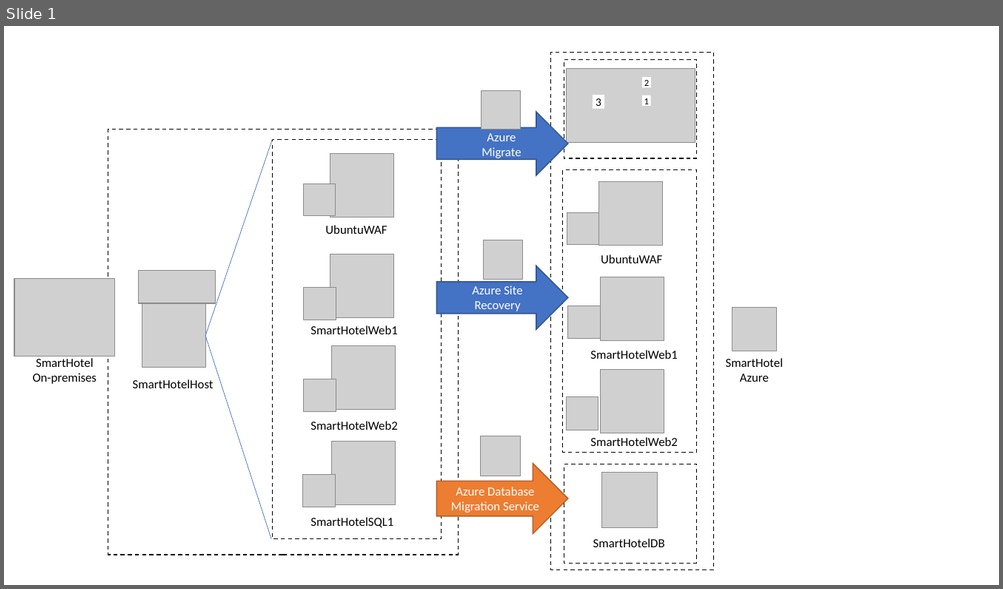
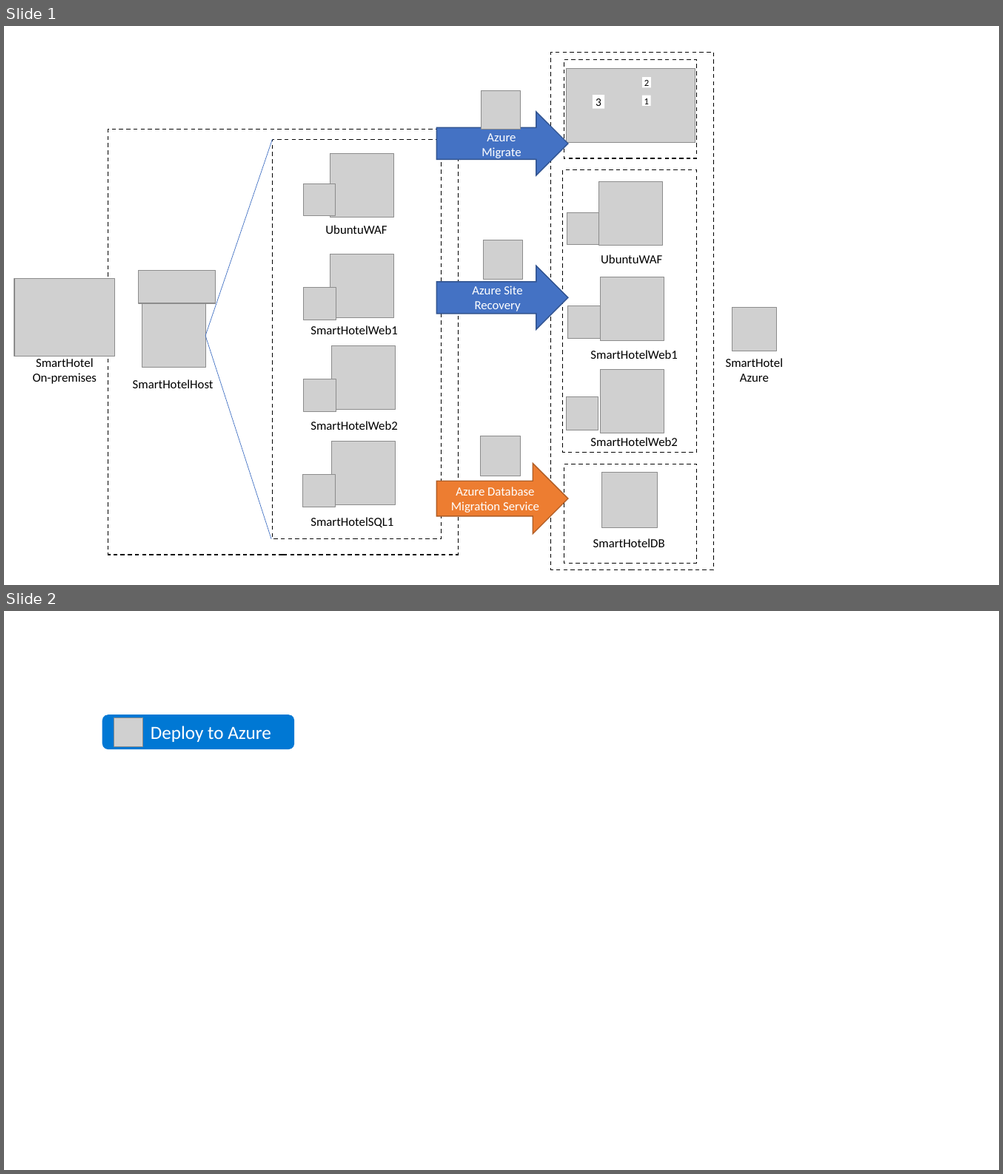
Before and after one commit to yachoukh/MCW-Line-of-business-application-migration, a slide deck: Hands-on lab/Images/image-source.pptx. Shown one above the other, each under a label of ours: slide 1 before the commit, slides 1 and 2 after it. The pictures are 1003x589 and 1003x1174 pixels, drawn with LibreOffice and Linux fonts; fonts in the diff are those of the drawing; grey boxes stand for pictures. Boxes give left, top, right and bottom in pixels: in the first picture for what was removed or moved away, otherwise in the second. Text is boxed around its words. In the diff, an @@ line names an element or a change of style, - is before the commit and + after.

Commit message:
Fixed #4, other changes
Fixed #4.
Updated all dates to May 2019
Added 'Deploy to Azure' button to 'Before the HOL' doc

```diff
--- a/Hands-on lab/Images/image-source.pptx
+++ b/Hands-on lab/Images/image-source.pptx
@@ slide 2 added at (4,611,999,1170), background #FFFFFF @@
@@ rounded rectangle added at (102,715,294,750), fill #0078D4, 18 pt, text #FFFFFF @@
+Deploy to Azure
@@ picture added at (114,718,144,747) @@
```
Also in this commit, not shown: 8 other files.
